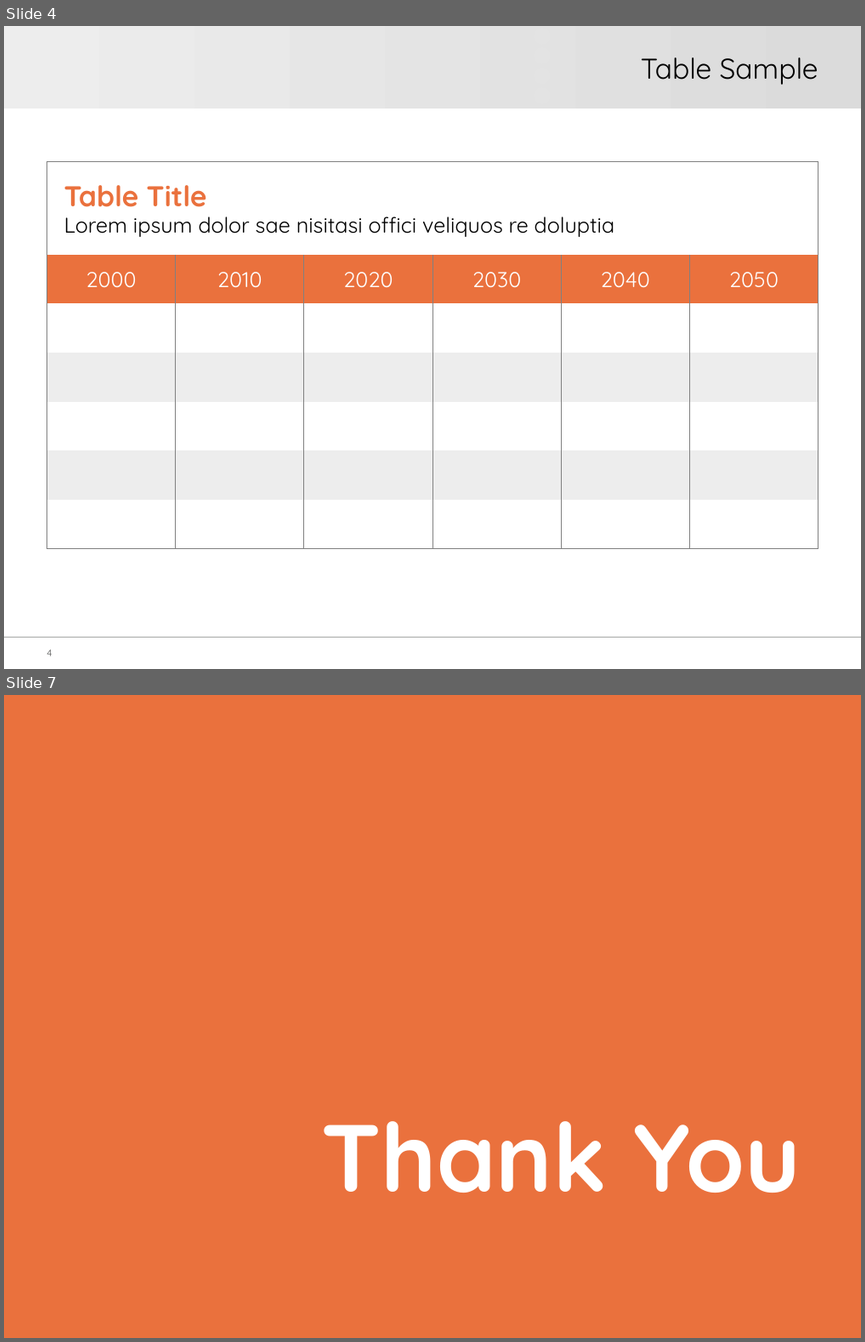
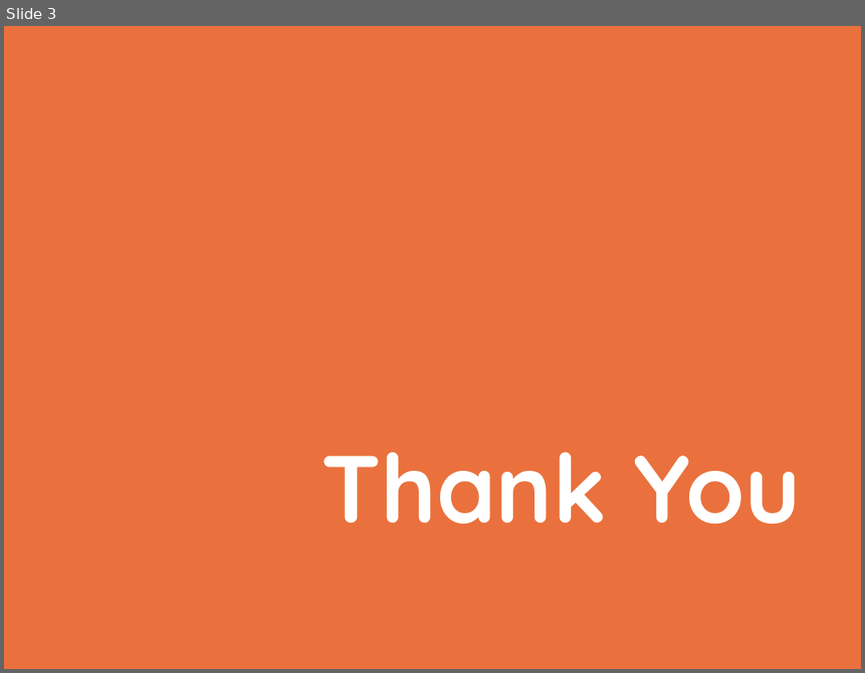
Before and after one commit to jhyman2/orioles-hackathon-comp2, a slide deck: hackathon-comp2.pptx. Shown one above the other, each under a label of ours: slides 4 and 7 before the commit, slide 3 after it; the slides between them are not shown. The pictures are 865x1342 and 865x673 pixels, drawn with LibreOffice and Linux fonts; fonts in the diff are those of the drawing; background and template pictures are left out. Boxes give left, top, right and bottom in pixels: in the first picture for what was removed or moved away, otherwise in the second. Text is boxed around its words. In the diff, an @@ line names an element or a change of style, - is before the commit and + after.

```diff
--- a/hackathon-comp2.pptx
+++ b/hackathon-comp2.pptx
@@ slide 4 removed at [4,26,861,669], background #FFFFFF; not listed: 2 template elements that a slide beside it also shows @@
@@ ellipse removed at [534,28,550,44] @@
@@ ellipse removed at [534,47,550,63] @@
@@ ellipse removed at [534,67,550,84] @@
@@ title removed at [641,57,818,85] @@
-Table Sample
@@ ellipse removed at [534,88,550,104] @@
@@ table removed at [46,161,818,548], 7 rows, 6 columns @@
-Table Title / Lorem ipsum dolor sae nisitasi offici veliquos re doluptia |  |  |  |  | 
-2000 | 2010 | 2020 | 2030 | 2040 | 2050
- |  |  |  |  | 
- |  |  |  |  | 
- |  |  |  |  | 
- |  |  |  |  | 
- |  |  |  |  | 
@@ page number removed at [46,649,52,656] @@
-4
@@ what was slide 7 is now slide 3 @@
```
Also in this commit, not shown: 2 slides added, 5 other slides removed.
